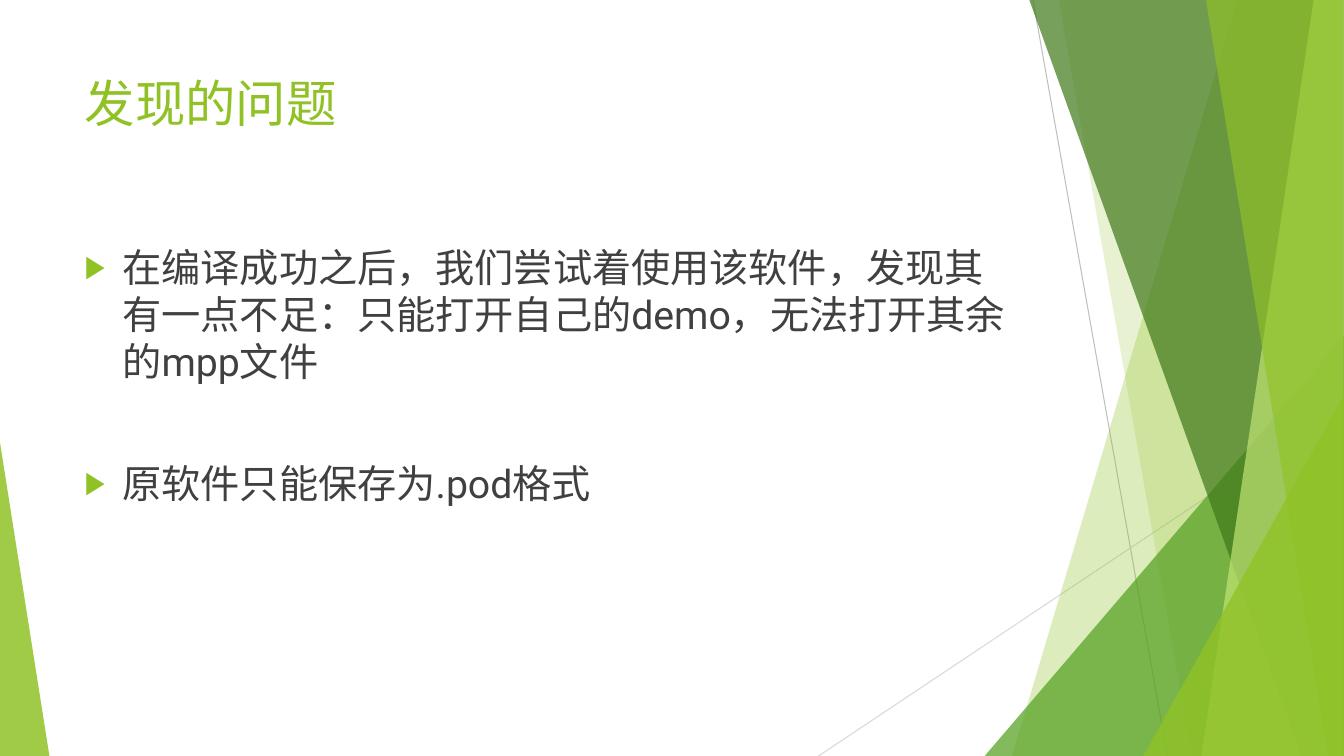
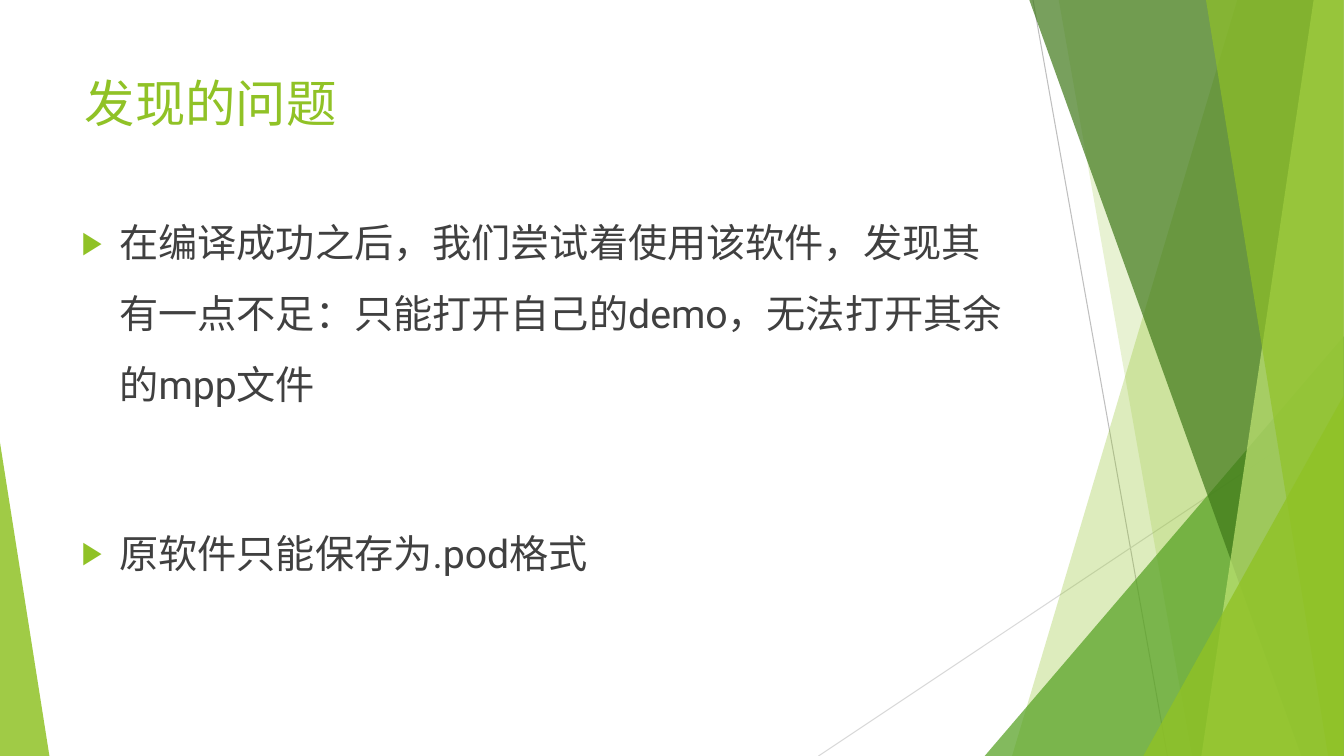
Before and after one commit to bhsei/16TeamD, a slide deck: slide 7 of 项目展示PPT/展示与改进.pptx. Drawn at 1344x756 pixels with LibreOffice and Linux fonts; fonts in the diff are those of the drawing. Boxes give left, top, right and bottom in pixels: in the first picture for what was removed or moved away, otherwise in the second. Text is boxed around its words. In the diff, an @@ line names an element or a change of style, - is before the commit and + after.

```diff
--- a/项目展示PPT/展示与改进.pptx
+++ b/项目展示PPT/展示与改进.pptx
@@ background #CCE8CF to #FFFFFF @@
@@ text "在编译成功之后，我们尝试着使用该软件，发现其有一点不足：只能打开自己的demo，无法打开其余的mpp文件": place and size @@
-text "在编译成功之后，我们尝试着使用该软件，发现其有一点不足：只能打开自己的demo，无法打开其余的mpp文件" at (123,249,1005,506)
+text "在编译成功之后，我们尝试着使用该软件，发现其有一点不足：只能打开自己的demo，无法打开其余的mpp文件" at (119,224,1001,576)
@@ text "在编译成功之后，我们尝试着使用该软件，发现其有一点不足：只能打开自己的demo，无法打开其余的mpp文件" at (119,224,1001,576): text colour #656565 to #404040; line spacing 1 to 1.5 @@
```
Also in this commit, not shown: 7 other slides changed, 1 slide added.
